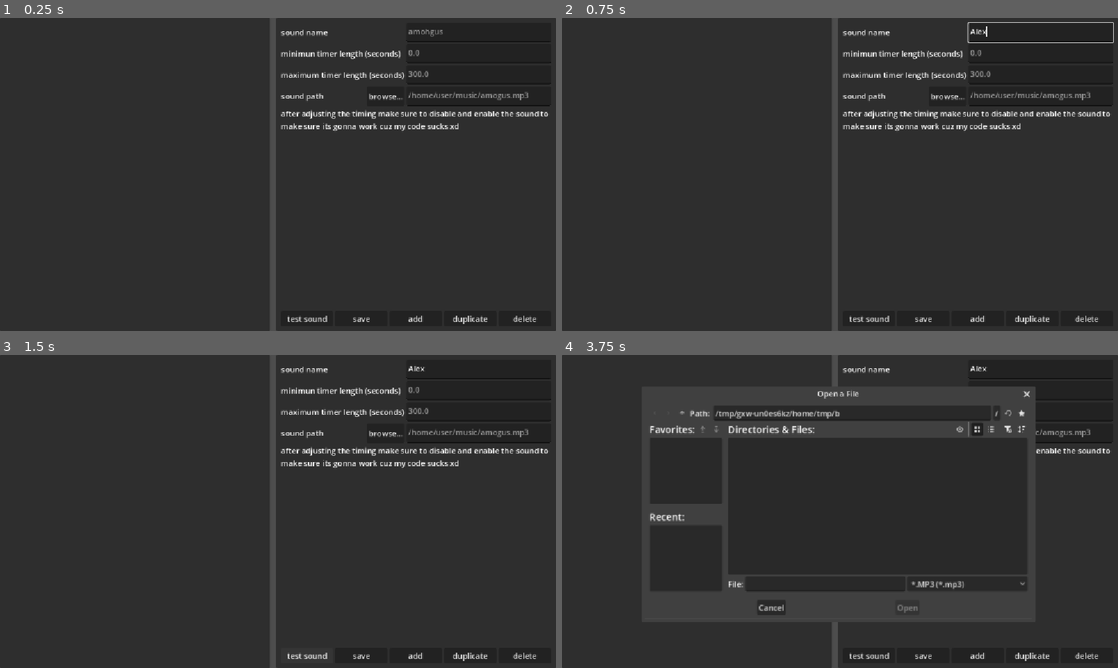
Above: before the commit, frames 1-4 (two rows, left to right).
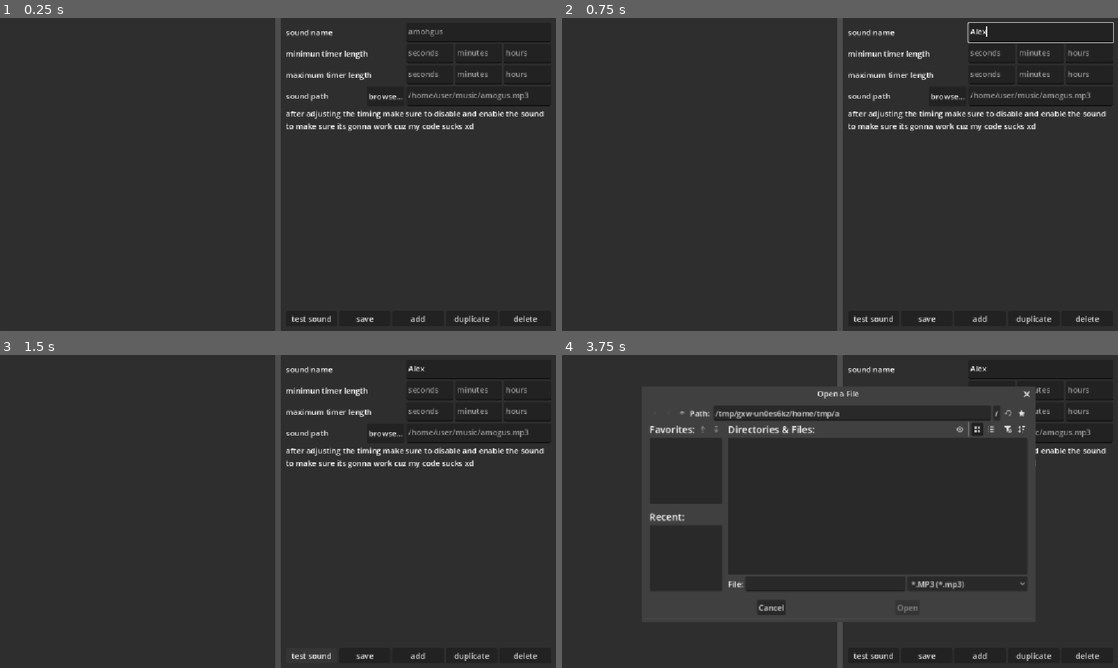
Above: after the commit, the same moments.

Repository: queniaVT/occasional-interrupter
Game: Godot game, scene res://main.tscn
Same seed, same stepped clock (60 frames per second), same inputs: the game is played once before the commit and once after it.
Inputs (mouse positions are in pixels of both pictures, inside the frame that each line leads up to):
- Up to frame 1 (0.25 s): no input
- Up to frame 2 (0.75 s): click (1040, 33) at 0.52 s; type "Alex" at 0.6 s
- Up to frame 3 (1.5 s): click "test sound" at 1.25 s
- Up to frame 4 (3.75 s): click "save" at 2 s; click "duplicate" at 2.75 s; click "browse..." at 3.5 s

The runs differ from the first frame. In frame 1, 4.1% of the frame differs, in the area x 48-99%, y 0-100%; in frame 2, 4.1%; in frame 3, 4.1%; in frame 4, 1.1%.
Error before the commit: Invalid access to property or key 'enabled' on a base object of type 'Nil'. (res://main.gd:62)
Error after the commit: Invalid access to property or key 'enabled' on a base object of type 'Nil'. (res://main.gd:78)

Commit message:
changed timer input from just seconds to seconds, minutes and hours

Diff:
--- a/main.gd
+++ b/main.gd
@@ -1,8 +1,12 @@
 extends Control
 
 @onready var soundNameBox: TextEdit = $HSplitContainer/options/MarginContainer/VBoxContainer/soundName/TextEdit
-@onready var minTimerBox: TextEdit = $HSplitContainer/options/MarginContainer/VBoxContainer/minTimer/TextEdit
-@onready var maxTimerBox: TextEdit = $HSplitContainer/options/MarginContainer/VBoxContainer/maxTimer/TextEdit
+@onready var minTimerBoxS: TextEdit = $HSplitContainer/options/MarginContainer/VBoxContainer/minTimer/HBoxContainer/TextEdit
+@onready var minTimerBoxM: TextEdit = $HSplitContainer/options/MarginContainer/VBoxContainer/minTimer/HBoxContainer/TextEdit2
+@onready var minTimerBoxH: TextEdit = $HSplitContainer/options/MarginContainer/VBoxContainer/minTimer/HBoxContainer/TextEdit3
+@onready var maxTimerBoxS: TextEdit = $HSplitContainer/options/MarginContainer/VBoxContainer/maxTimer/HBoxContainer/TextEdit
+@onready var maxTimerBoxM: TextEdit = $HSplitContainer/options/MarginContainer/VBoxContainer/maxTimer/HBoxContainer/TextEdit2
+@onready var maxTimerBoxH: TextEdit = $HSplitContainer/options/MarginContainer/VBoxContainer/maxTimer/HBoxContainer/TextEdit3
 @onready var soundPathBox: TextEdit = $HSplitContainer/options/MarginContainer/VBoxContainer/soundPath/TextEdit
 @onready var soundContainer: VBoxContainer = $HSplitContainer/sounds/MarginContainer/ScrollContainer/soundContainer
 @onready var fileDialog: FileDialog = $FileDialog
@@ -24,8 +28,12 @@
 		var instance = soundScene.instantiate()
 		instance.enabled = sound.enabled
 		instance.soundName = sound.soundName
-		instance.minTimer = sound.minTimer
-		instance.maxTimer = sound.maxTimer
+		instance.minTimerS = sound.minTimerS
+		instance.minTimerM = sound.minTimerM
+		instance.minTimerH = sound.minTimerH
+		instance.maxTimerS = sound.maxTimerS
+		instance.maxTimerM = sound.maxTimerM
+		instance.maxTimerH = sound.maxTimerH
 		instance.soundPath = sound.soundPath
 		soundContainer.add_child(instance)
 		instance.set_selected(true)
@@ -34,8 +42,12 @@
 func _on_sound_selected(sound: Control) -> void:
 	selectedSound = sound
 	soundNameBox.text = selectedSound.soundName
-	minTimerBox.text = selectedSound.minTimer
-	maxTimerBox.text = selectedSound.maxTimer
+	minTimerBoxS.text = selectedSound.minTimerS
+	minTimerBoxM.text = selectedSound.minTimerM
+	minTimerBoxH.text = selectedSound.minTimerH
+	maxTimerBoxS.text = selectedSound.maxTimerS
+	maxTimerBoxM.text = selectedSound.maxTimerM
+	maxTimerBoxH.text = selectedSound.maxTimerH
 	soundPathBox.text = selectedSound.soundPath
 	for child in soundContainer.get_children():
 		if child.has_method("set_selected"):
@@ -44,8 +56,12 @@
 func _process(_delta: float) -> void:
 	if selectedSound:
 		selectedSound.soundName = soundNameBox.text
-		selectedSound.minTimer = minTimerBox.text
-		selectedSound.maxTimer = maxTimerBox.text
+		selectedSound.minTimerS = minTimerBoxS.text
+		selectedSound.minTimerM = minTimerBoxM.text
+		selectedSound.minTimerH = minTimerBoxH.text
+		selectedSound.maxTimerS = maxTimerBoxS.text
+		selectedSound.maxTimerM = maxTimerBoxM.text
+		selectedSound.maxTimerH = maxTimerBoxH.text
 		selectedSound.soundPath = soundPathBox.text
 	for sound in soundContainer.get_children():
 		if !sound.is_connected("selected", _on_sound_selected):
@@ -61,8 +77,12 @@
 	var instance = soundScene.instantiate()
 	instance.enabled = selectedSound.enabled
 	instance.soundName = selectedSound.soundName
-	instance.minTimer = selectedSound.minTimer
-	instance.maxTimer = selectedSound.maxTimer
+	instance.minTimerS = selectedSound.minTimerS
+	instance.minTimerM = selectedSound.minTimerM
+	instance.minTimerH = selectedSound.minTimerH
+	instance.maxTimerS = selectedSound.maxTimerS
+	instance.maxTimerM = selectedSound.maxTimerM
+	instance.maxTimerH = selectedSound.maxTimerH
 	instance.soundPath = selectedSound.soundPath
 	soundContainer.add_child(instance)
 	instance.set_selected(true)
@@ -88,8 +108,12 @@
 		soundData.push_back({
 			"enabled": sound.enabled,
 			"soundName": sound.soundName,
-			"minTimer": sound.minTimer,
-			"maxTimer": sound.maxTimer,
+			"minTimerS": sound.minTimerS,
+			"minTimerM": sound.minTimerM,
+			"minTimerH": sound.minTimerH,
+			"maxTimerS": sound.maxTimerS,
+			"maxTimerM": sound.maxTimerM,
+			"maxTimerH": sound.maxTimerH,
 			"soundPath": sound.soundPath
 		})
 	var data := {"sounds": soundData}
--- a/main.tscn
+++ b/main.tscn
@@ -13,7 +13,7 @@
 
 [node name="HSplitContainer" type="HSplitContainer" parent="." unique_id=132338258]
 layout_mode = 1
-anchors_preset = 15
+anchors_preset = -1
 anchor_right = 1.0
 anchor_bottom = 1.0
 grow_horizontal = 2
@@ -66,6 +66,7 @@
 layout_mode = 2
 size_flags_horizontal = 8
 placeholder_text = "amohgus"
+tab_input_mode = false
 
 [node name="minTimer" type="HBoxContainer" parent="HSplitContainer/options/MarginContainer/VBoxContainer" unique_id=1332298780]
 layout_mode = 2
@@ -74,13 +75,33 @@
 [node name="Label" type="Label" parent="HSplitContainer/options/MarginContainer/VBoxContainer/minTimer" unique_id=212170464]
 layout_mode = 2
 size_flags_horizontal = 2
-text = "minimun timer length (seconds)"
-
-[node name="TextEdit" type="TextEdit" parent="HSplitContainer/options/MarginContainer/VBoxContainer/minTimer" unique_id=423750164]
-custom_minimum_size = Vector2(300, 40)
-layout_mode = 2
-size_flags_horizontal = 8
-placeholder_text = "0.0"
+text = "minimun timer length"
+
+[node name="HBoxContainer" type="HBoxContainer" parent="HSplitContainer/options/MarginContainer/VBoxContainer/minTimer" unique_id=581888947]
+custom_minimum_size = Vector2(300, 0)
+layout_mode = 2
+size_flags_horizontal = 3
+
+[node name="TextEdit" type="TextEdit" parent="HSplitContainer/options/MarginContainer/VBoxContainer/minTimer/HBoxContainer" unique_id=423750164]
+custom_minimum_size = Vector2(0, 40)
+layout_mode = 2
+size_flags_horizontal = 3
+placeholder_text = "seconds"
+tab_input_mode = false
+
+[node name="TextEdit2" type="TextEdit" parent="HSplitContainer/options/MarginContainer/VBoxContainer/minTimer/HBoxContainer" unique_id=713387656]
+custom_minimum_size = Vector2(0, 40)
+layout_mode = 2
+size_flags_horizontal = 3
+placeholder_text = "minutes"
+tab_input_mode = false
+
+[node name="TextEdit3" type="TextEdit" parent="HSplitContainer/options/MarginContainer/VBoxContainer/minTimer/HBoxContainer" unique_id=1331708698]
+custom_minimum_size = Vector2(0, 40)
+layout_mode = 2
+size_flags_horizontal = 3
+placeholder_text = "hours"
+tab_input_mode = false
 
 [node name="maxTimer" type="HBoxContainer" parent="HSplitContainer/options/MarginContainer/VBoxContainer" unique_id=817980499]
 layout_mode = 2
@@ -89,13 +110,33 @@
 [node name="Label" type="Label" parent="HSplitContainer/options/MarginContainer/VBoxContainer/maxTimer" unique_id=373480978]
 layout_mode = 2
 size_flags_horizontal = 2
-text = "maximum timer length (seconds)"
-
-[node name="TextEdit" type="TextEdit" parent="HSplitContainer/options/MarginContainer/VBoxContainer/maxTimer" unique_id=1602716183]
-custom_minimum_size = Vector2(300, 40)
-layout_mode = 2
-size_flags_horizontal = 8
-placeholder_text = "300.0"
+text = "maximum timer length"
+
+[node name="HBoxContainer" type="HBoxContainer" parent="HSplitContainer/options/MarginContainer/VBoxContainer/maxTimer" unique_id=1772078972]
+custom_minimum_size = Vector2(300, 0)
+layout_mode = 2
+size_flags_horizontal = 3
+
+[node name="TextEdit" type="TextEdit" parent="HSplitContainer/options/MarginContainer/VBoxContainer/maxTimer/HBoxContainer" unique_id=1764537999]
+custom_minimum_size = Vector2(0, 40)
+layout_mode = 2
+size_flags_horizontal = 3
+placeholder_text = "seconds"
+tab_input_mode = false
+
+[node name="TextEdit2" type="TextEdit" parent="HSplitContainer/options/MarginContainer/VBoxContainer/maxTimer/HBoxContainer" unique_id=61310618]
+custom_minimum_size = Vector2(0, 40)
+layout_mode = 2
+size_flags_horizontal = 3
+placeholder_text = "minutes"
+tab_input_mode = false
+
+[node name="TextEdit3" type="TextEdit" parent="HSplitContainer/options/MarginContainer/VBoxContainer/maxTimer/HBoxContainer" unique_id=2094131904]
+custom_minimum_size = Vector2(0, 40)
+layout_mode = 2
+size_flags_horizontal = 3
+placeholder_text = "hours"
+tab_input_mode = false
 
 [node name="soundPath" type="HBoxContainer" parent="HSplitContainer/options/MarginContainer/VBoxContainer" unique_id=630801359]
 layout_mode = 2
@@ -115,6 +156,7 @@
 layout_mode = 2
 size_flags_horizontal = 8
 placeholder_text = "/home/user/music/amogus.mp3"
+tab_input_mode = false
 
 [node name="info" type="Label" parent="HSplitContainer/options/MarginContainer/VBoxContainer" unique_id=1481812525]
 custom_minimum_size = Vector2(300, 50)
--- a/sound.gd
+++ b/sound.gd
@@ -2,13 +2,16 @@
 
 @onready var label: Label = $MarginContainer/HBoxContainer/Label
 @onready var checkBox: CheckBox = $MarginContainer/HBoxContainer/CheckBox
-@onready var soundPlayer: AudioStreamPlayer = $AudioStreamPlayer
 
 var enabled: bool
 var soundName: String
-var minTimer: String
+var minTimerS: String
+var minTimerM: String
+var minTimerH: String
 var minTimerFloat: float
-var maxTimer: String
+var maxTimerS: String
+var maxTimerM: String
+var maxTimerH: String
 var maxTimerFloat: float
 var soundPath: String
 
@@ -21,13 +24,19 @@
 	if loaded == null:
 		push_error("Failed to load MP3 from: %s" % soundPath)
 		return
-	soundPlayer.stream = loaded
-	soundPlayer.play()
+	var player := AudioStreamPlayer.new()
+	add_child(player)
+	player.stream = loaded
+	player.finished.connect(func(): player.queue_free())
+	player.play()
 
-func stringToFloat(s: String) -> float:
-	if s.is_empty(): return -1.0
-	if !s.is_valid_float(): return -1.0
-	return float(s)
+func stringToFloat(s: String, m: String, h: String) -> float:
+	if s.is_empty() && m.is_empty() && h.is_empty(): return -1.0
+	if s.is_empty(): s = "0.0"
+	if m.is_empty(): m = "0.0"
+	if h.is_empty(): h = "0.0"
+	if !s.is_valid_float() || !m.is_valid_float() || !h.is_valid_float(): return -1.0
+	return float(s) + float(m) * 60 + float(h) * 360
 
 func _gui_input(event: InputEvent) -> void:
 	if event is InputEventMouseButton && event.button_index == MOUSE_BUTTON_LEFT && event.pressed:
@@ -42,9 +51,10 @@
 	if enabled: checkBox.button_pressed = true
 	if !enabled: checkBox.button_pressed = false
 	while enabled:
-		minTimerFloat = stringToFloat(minTimer)
-		maxTimerFloat = stringToFloat(maxTimer)
+		minTimerFloat = stringToFloat(minTimerS, minTimerM, minTimerH)
+		maxTimerFloat = stringToFloat(maxTimerS, maxTimerM, maxTimerH)
 		if minTimerFloat < 0.0 && maxTimerFloat < 0.0: return
+		randomize()
 		await get_tree().create_timer(randf_range(minTimerFloat, maxTimerFloat)).timeout
 		if enabled: playSound()
 
--- a/sound.tscn
+++ b/sound.tscn
@@ -41,6 +41,4 @@
 offset_transform_scale = Vector2(5, 5)
 button_pressed = true
 
-[node name="AudioStreamPlayer" type="AudioStreamPlayer" parent="." unique_id=528683028]
-
 [connection signal="toggled" from="MarginContainer/HBoxContainer/CheckBox" to="." method="_on_check_box_toggled"]
